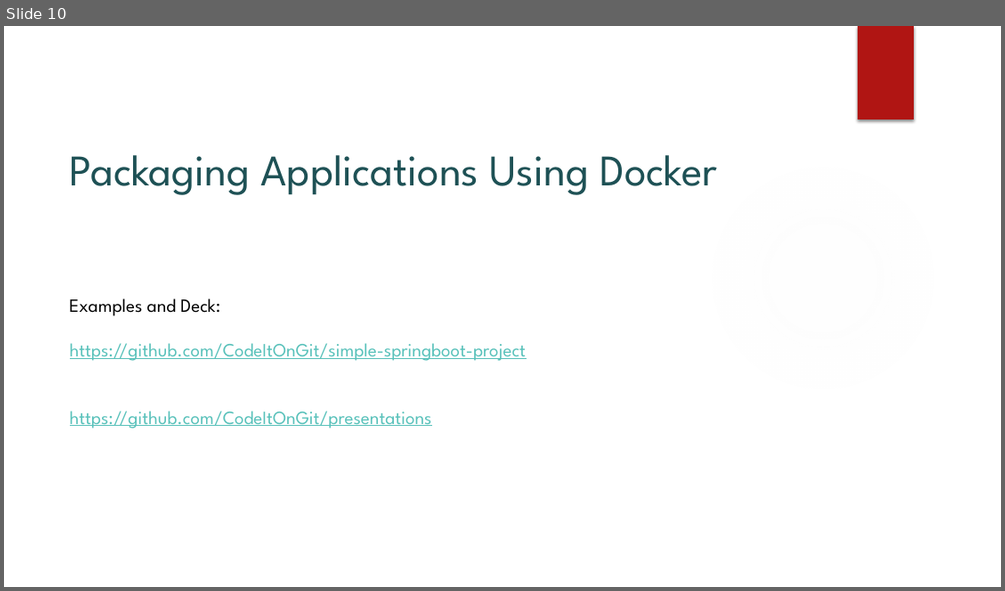
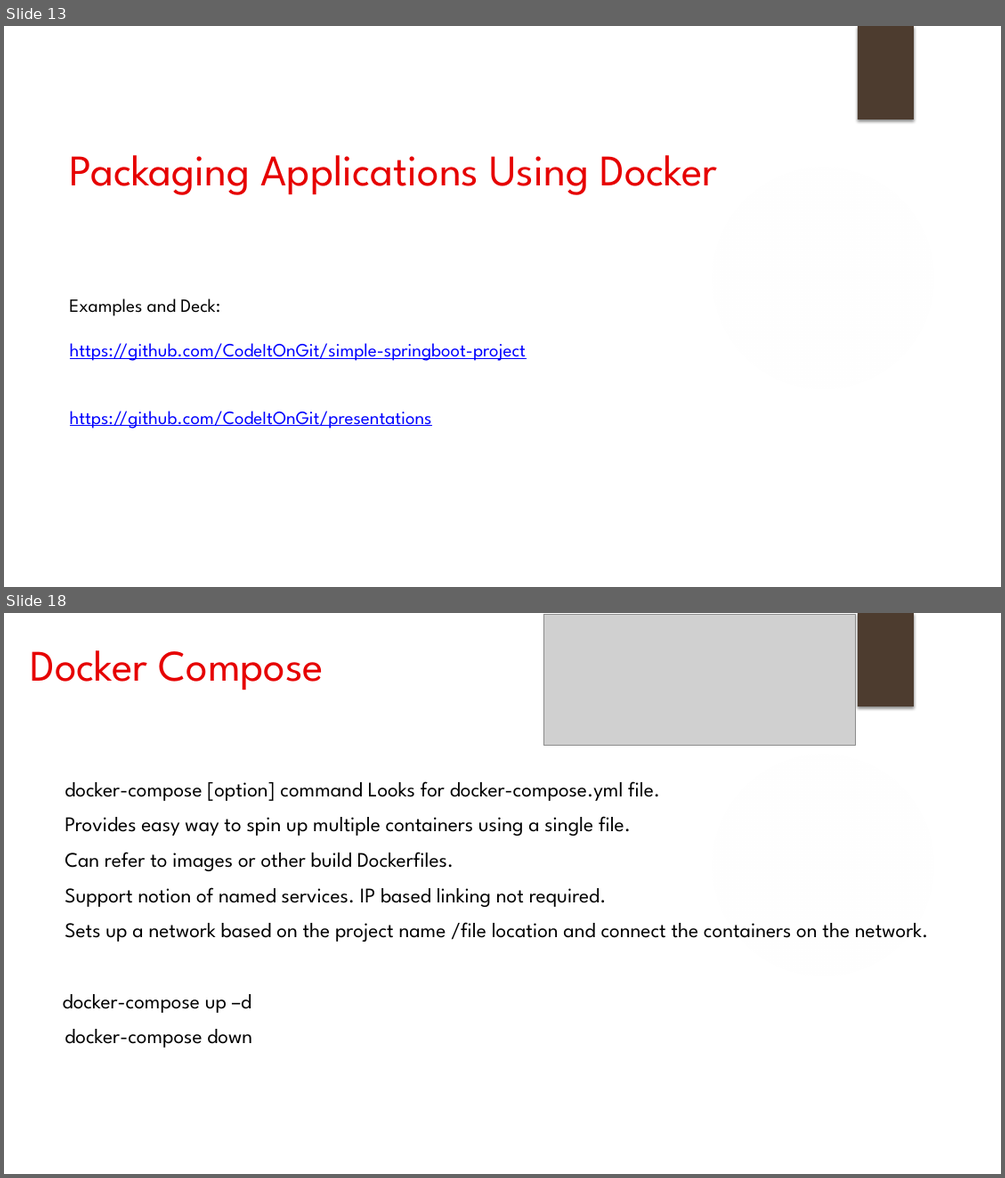
Before and after one commit to CodeItOnGit/presentations, a slide deck: DockerSeries/Part1-Fundamentals/Docker Fundamentals.pptx. Shown one above the other, each under a label of ours: slide 10 before the commit, slides 13 and 18 after it; the slides between them are not shown. The pictures are 1005x591 and 1005x1178 pixels, drawn with LibreOffice and Linux fonts; fonts in the diff are those of the drawing; grey boxes stand for pictures; background and template pictures are left out. Boxes give left, top, right and bottom in pixels: in the first picture for what was removed or moved away, otherwise in the second. Text is boxed around its words. In the diff, an @@ line names an element or a change of style, - is before the commit and + after.

Commit message:
Completed deck for Docker Fundamentals

```diff
--- a/DockerSeries/Part1-Fundamentals/Docker Fundamentals.pptx
+++ b/DockerSeries/Part1-Fundamentals/Docker Fundamentals.pptx
@@ slide 18 added at [4, 613, 1001, 1174], background #FFFFFF; not listed: 2 template elements that a slide beside it also shows @@
@@ picture added at [543, 614, 856, 746] @@
@@ title added at [30, 650, 324, 690], 42 pt, text #E60000 @@
+Docker Compose
@@ text added at [63, 781, 929, 1047], 20 pt, text #000000 @@
+▶ docker-compose [option] command Looks for docker-compose.yml file.
+▶ Provides easy way to spin up multiple containers using a single file.
+▶ Can refer to images or other build Dockerfiles.
+▶ Support notion of named services. IP based linking not required.
+▶ Sets up a network based on the project name /file location and connect the containers on the network.
+docker-compose up –d
+▶ docker-compose down
@@ what was slide 10 is now slide 13 @@
@@ slide 13 changed as well @@
@@ rectangle at [858, 26, 914, 119]: fill #B01513 to #4D3C2F @@
@@ title "Packaging Applications Using Docker" at [70, 155, 717, 195]: text colour #1E5155 to #E60000 @@
@@ ellipse at [708, 163, 938, 394]: fill gradient #F3F3F3 to gradient #FFFFFF @@
@@ text "https://github.com/CodeItOnGit/simple-springboot-project" at [70, 343, 526, 428]: text colour #58C1BA to #0000FF @@
```
Also in this commit, not shown: 14 other slides changed, 5 other slides added, 2 slides removed.
